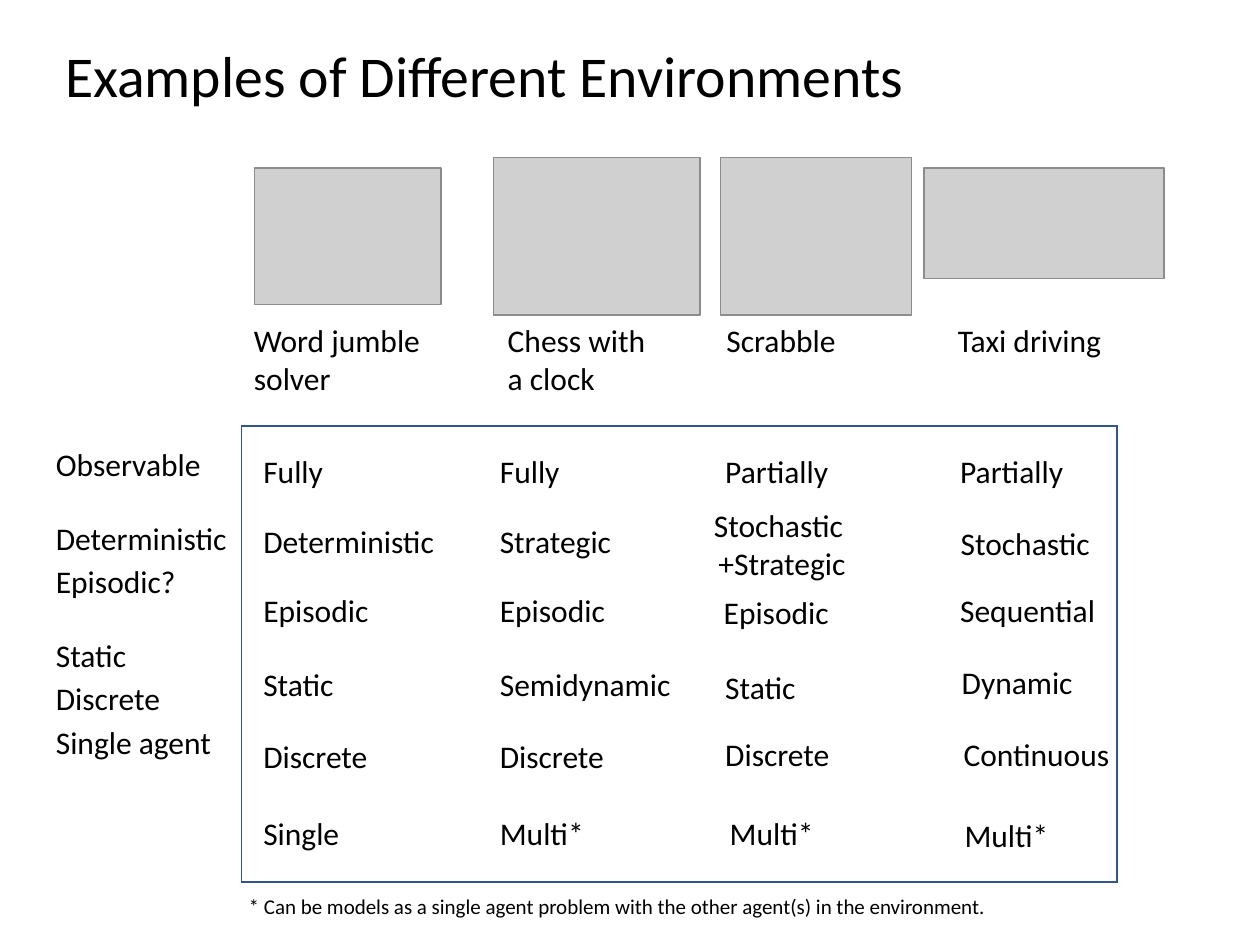
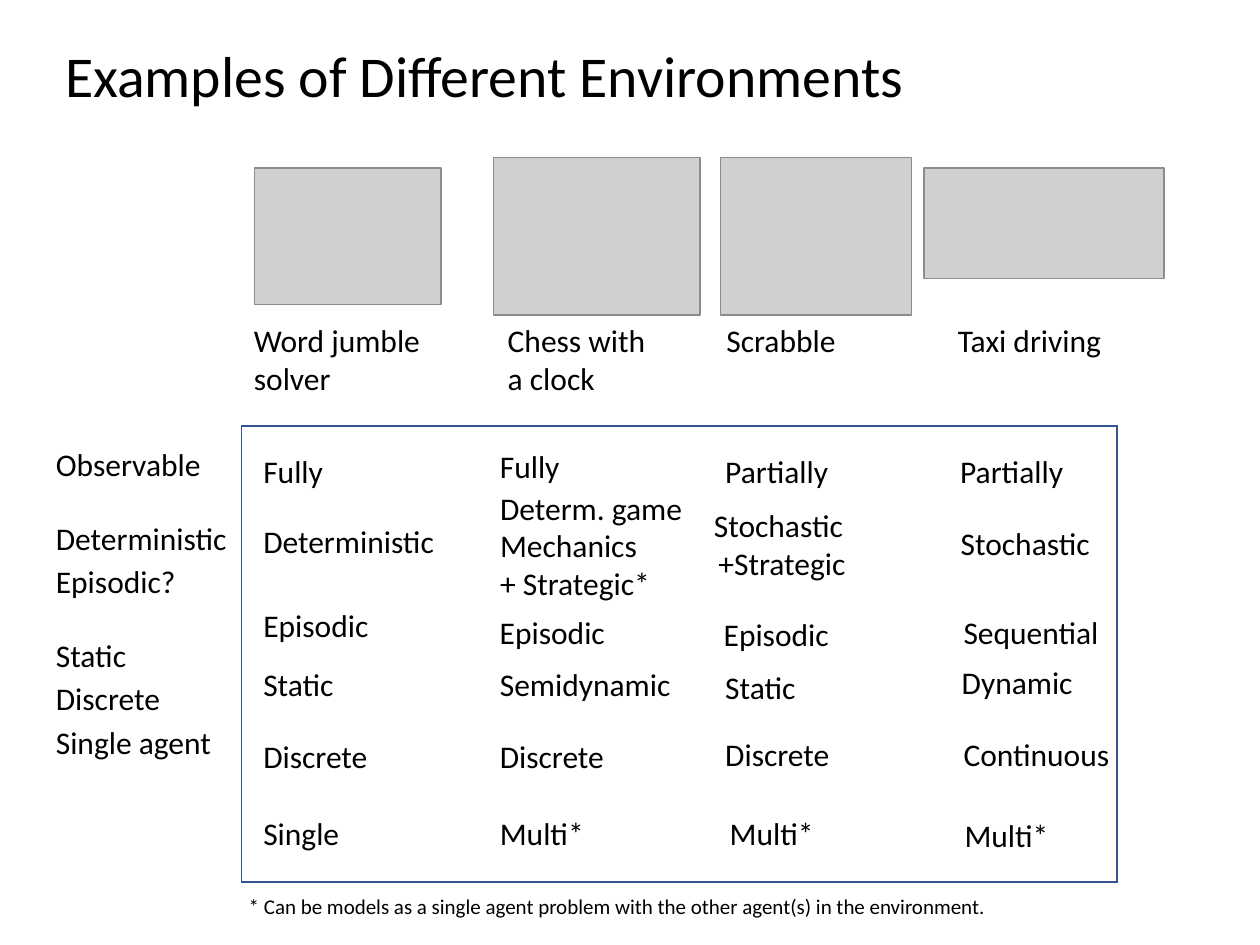
Before and after one commit to mhahsler/CS7320-AI, a slide deck: slide 18 of slides/02_agents.pptx. Drawn at 1260x945 pixels with LibreOffice and Linux fonts; fonts in the diff are those of the drawing; grey boxes stand for pictures. Boxes give left, top, right and bottom in pixels: in the first picture for what was removed or moved away, otherwise in the second. Text is boxed around its words. In the diff, an @@ line names an element or a change of style, - is before the commit and + after.

```diff
--- a/slides/02_agents.pptx
+++ b/slides/02_agents.pptx
@@ text "Fully": place and size @@
-text "Fully" at box(500, 461, 560, 488)
+text "Fully" at box(500, 456, 560, 483)
@@ text at box(500, 499, 682, 601): text changed @@
-Strategic
+Determ. game Mechanics
++ Strategic*
@@ text "Episodic": place and size @@
-text "Episodic" at box(263, 600, 368, 627)
+text "Episodic" at box(263, 615, 368, 642)
@@ text "Episodic": place and size @@
-text "Episodic" at box(500, 600, 605, 627)
+text "Episodic" at box(500, 622, 605, 649)
@@ text "Episodic": place and size @@
-text "Episodic" at box(724, 602, 829, 629)
+text "Episodic" at box(724, 624, 829, 651)
@@ text "Sequential": place and size @@
-text "Sequential" at box(960, 600, 1095, 627)
+text "Sequential" at box(964, 622, 1099, 649)
```
Also in this commit, not shown: 1 other slide changed, 1 other file.
